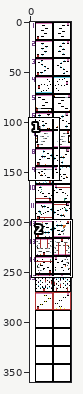
One commit to this pixel-art file: Level_Design/Levels_v1.aseprite. Above, an overview of the earlier version with the close-up marked.
Close-up. First the earlier version:
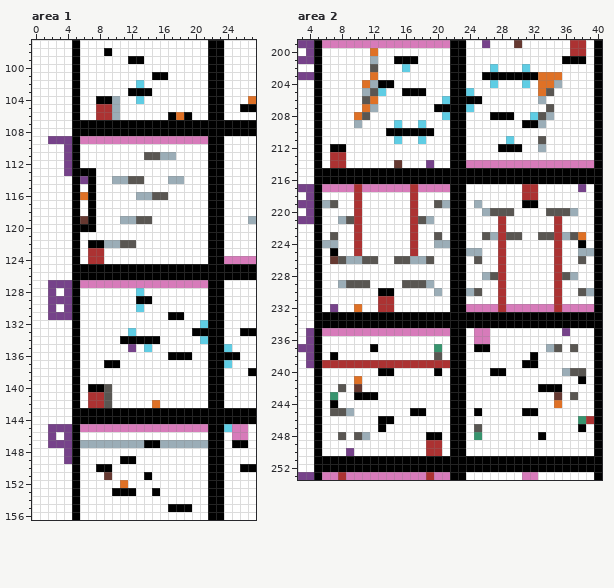
41x360 pixels, 1 frame. Shown: area 1: x 0..27, y 97..156; area 2: x 3..40, y 199..253.
Now the later version:
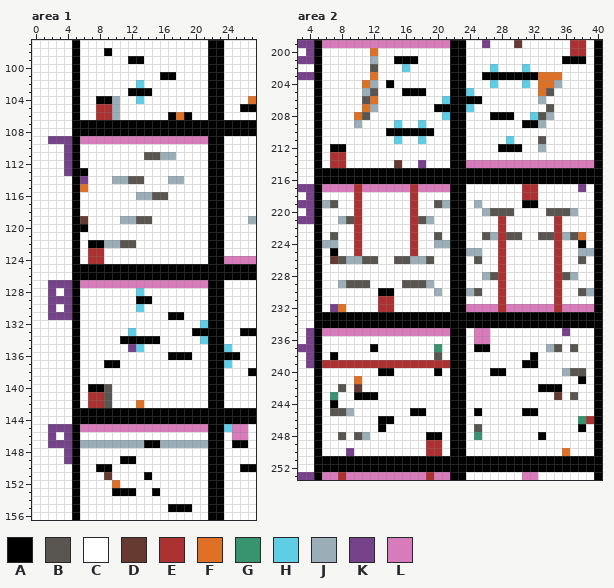
Palette (. is transparent): A #000000  B #595652  C #ffffff  D #663931  E #ac3232  F #df7126  G #37946e  H #5fcde4  J #9badb7  K #76428a  L #d77bba
From old to new:
Area 1:
The author changed colour C to colour A in row 101 at x 17.
The author changed colour A to colour C in row 101 at x 15; in rows 113 to 120 at x 7.
The author changed colour F to colour C in row 116 at x 6; in row 142 at x 15; in row 152 at x 11.
The author changed colour H to colour C in row 135 at x 14.
The author changed colour C to colour F in row 115 at x 6; in row 142 at x 13; in row 152 at x 10.
The author changed colour C to colour H in row 135 at x 13.
Area 2:
The author changed colour A to colour C in row 204 at x 13.
The author changed colour F to colour C in row 232 at x 10; in row 244 at x 35.
The author changed colour H to colour C in row 205 at x 13.
The author changed colour K to colour C in row 214 at x 19.
The author changed colour C to colour F in row 232 at x 8; in row 250 at x 36.
The author changed colour C to colour K in row 214 at x 18.
